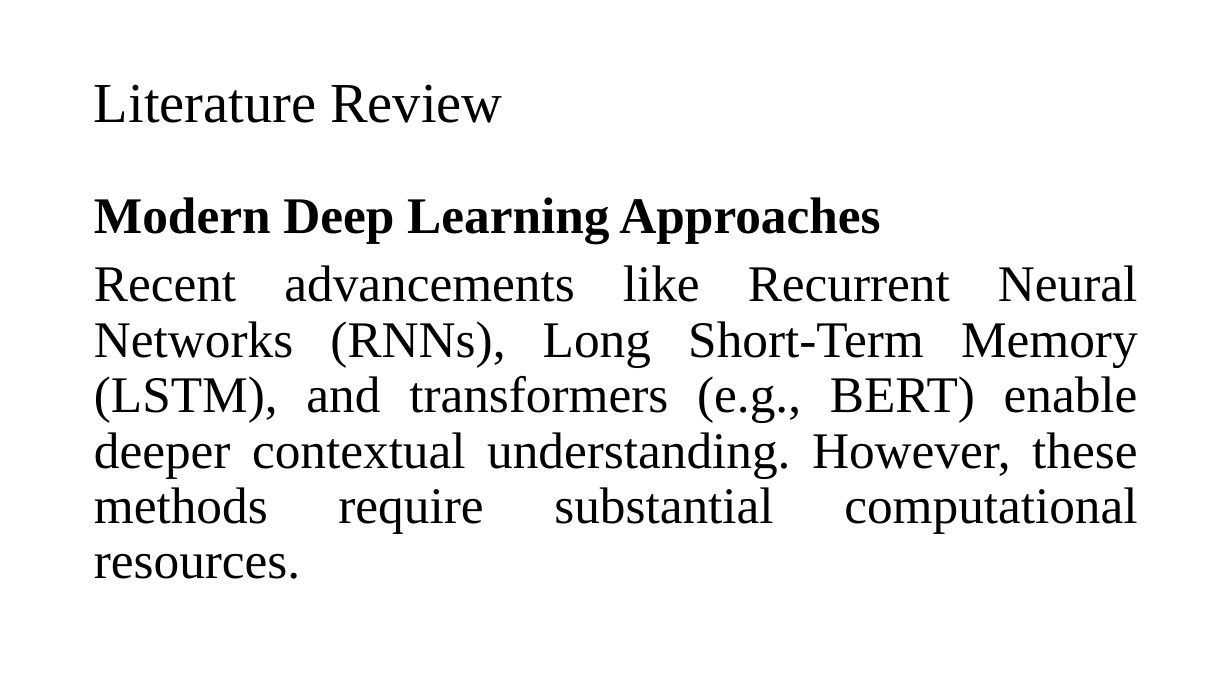
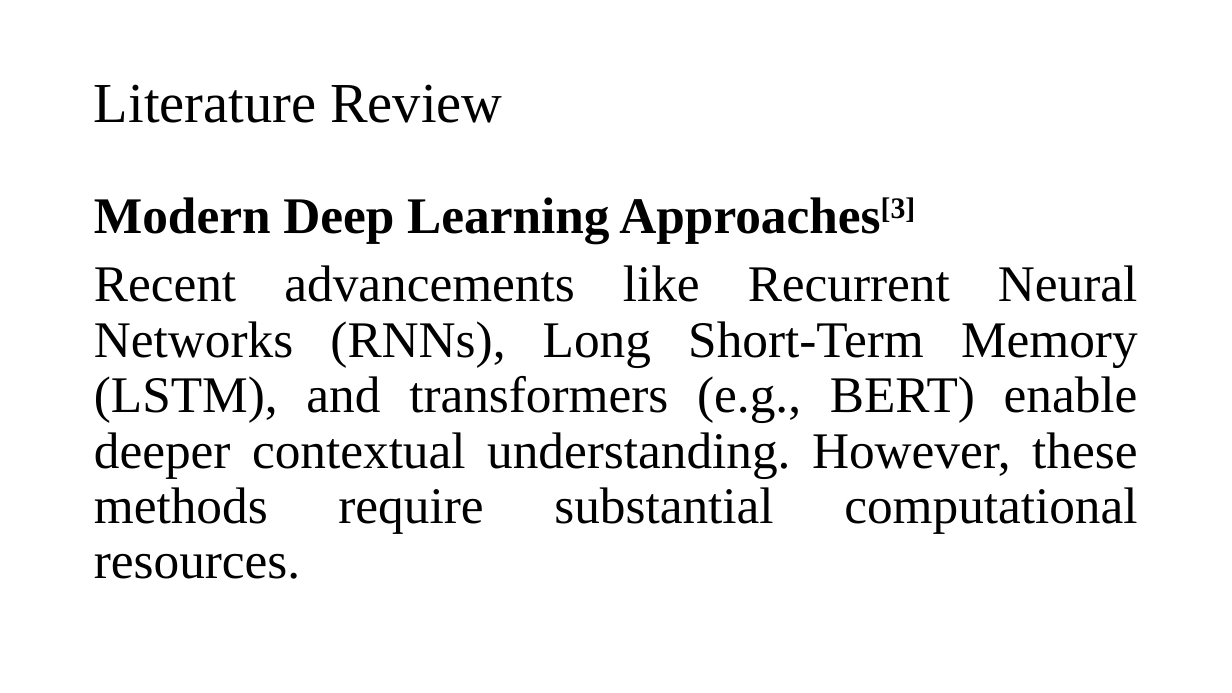
Before and after one commit to DevoGHub/sentiment_analysis, a slide deck: slide 6 of 24MSP3075_Review_PPT.pptx. Drawn at 1232x693 pixels with LibreOffice and Linux fonts; fonts in the diff are those of the drawing. Boxes give left, top, right and bottom in pixels: in the first picture for what was removed or moved away, otherwise in the second. Text is boxed around its words. In the diff, an @@ line names an element or a change of style, - is before the commit and + after.

```diff
--- a/24MSP3075_Review_PPT.pptx
+++ b/24MSP3075_Review_PPT.pptx
@@ text at <box>94,197,916,244</box>: text changed @@
-Modern Deep Learning Approaches
+Modern Deep Learning Approaches[3]
```
Also in this commit, not shown: 2 other slides changed, 3 other files.
